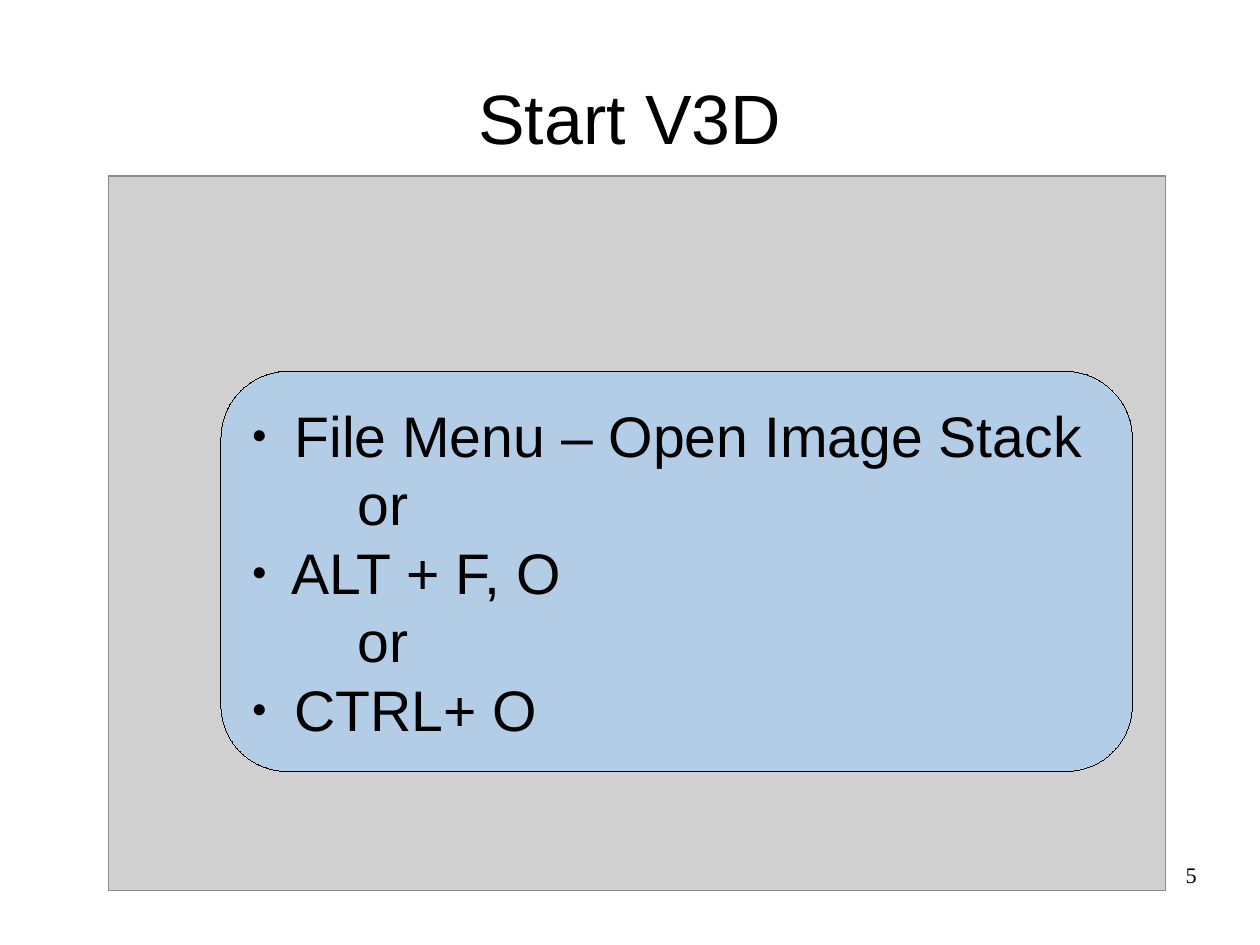
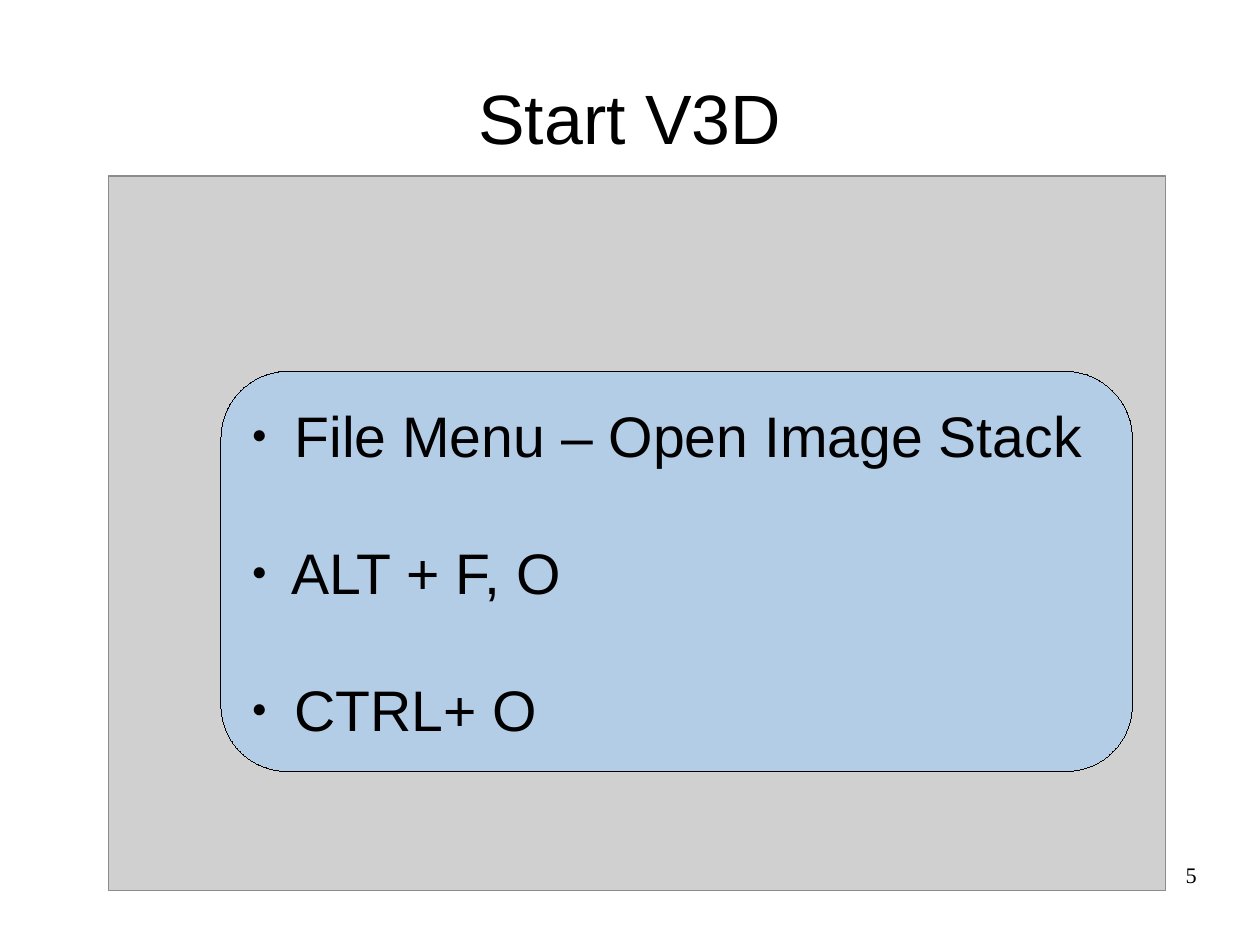
Before and after one commit to luisibanez/MicroscopyTutorial, a slide deck: slide 5 of Documents/MicroscopyImageAnalysis-V3D-LoadSave.odp. Drawn at 1260x945 pixels with LibreOffice and Linux fonts; fonts in the diff are those of the drawing; grey boxes stand for pictures. Boxes give left, top, right and bottom in pixels: in the first picture for what was removed or moved away, otherwise in the second. Text is boxed around its words. In the diff, an @@ line names an element or a change of style, - is before the commit and + after.

```diff
--- a/Documents/MicroscopyImageAnalysis-V3D-LoadSave.odp
+++ b/Documents/MicroscopyImageAnalysis-V3D-LoadSave.odp
@@ text in rounded rectangle at (x1=291, y1=415, x2=1082, y2=602): text changed @@
-● File Menu – Open Image Stack
-  or
-● ALT + F, O
-  or
+● File Menu – Open Image Stack
+● ALT + F, O
```
Also in this commit, not shown: 14 slides added, 2 slides removed.
